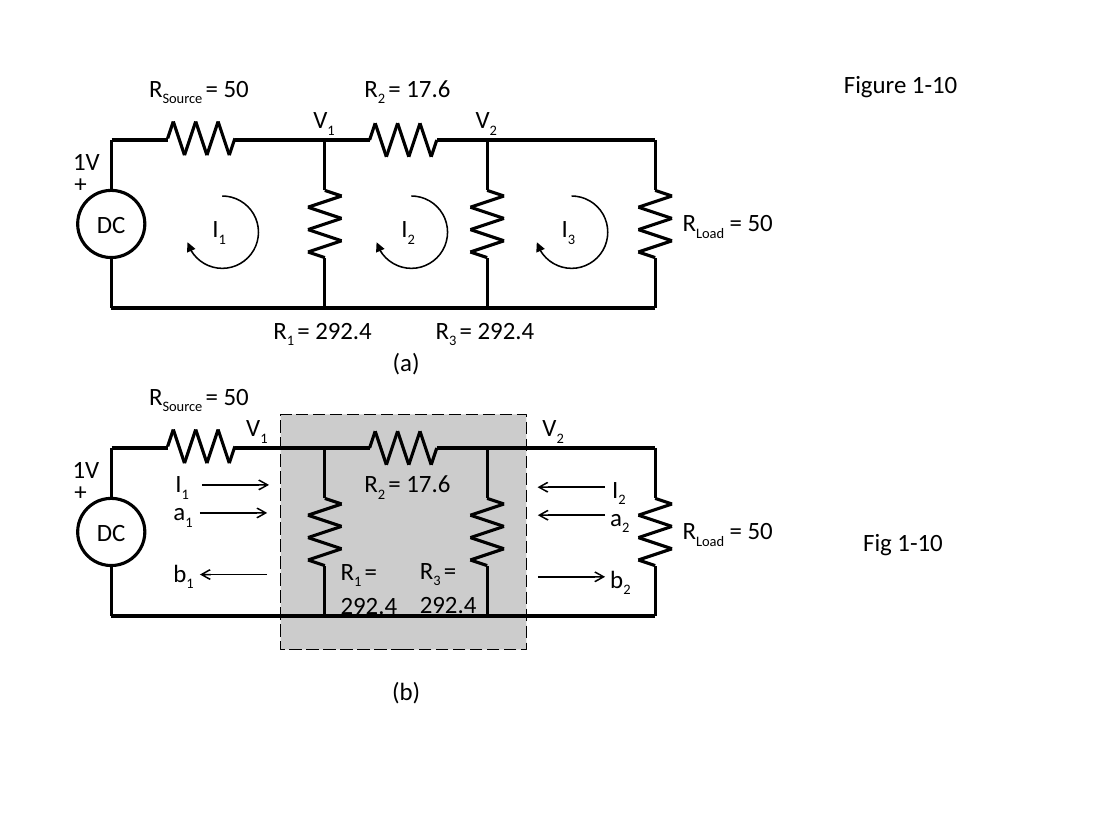
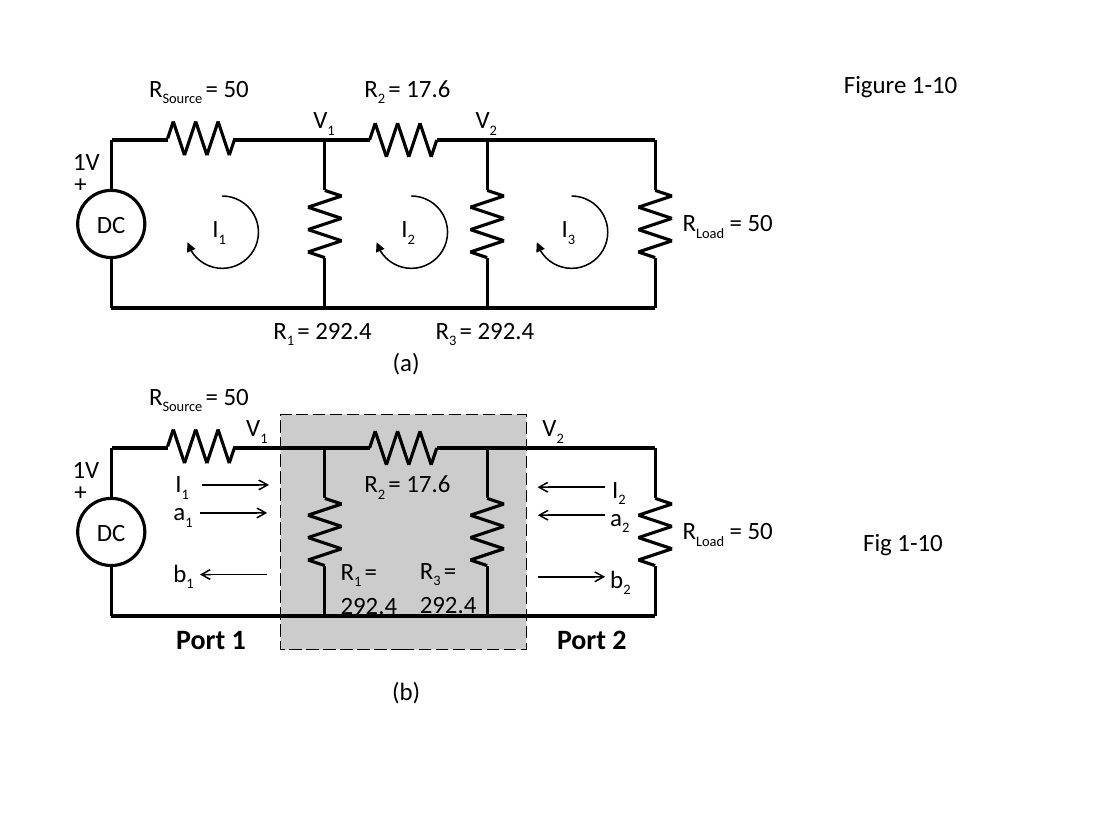
Before and after one commit to JerryWiltz/nP, a slide deck: slide 7 of RF_book/RFbookFigures.pptm. Drawn at 1120x840 pixels with LibreOffice and Linux fonts; fonts in the diff are those of the drawing. Boxes give left, top, right and bottom in pixels: in the first picture for what was removed or moved away, otherwise in the second. Text is boxed around its words. In the diff, an @@ line names an element or a change of style, - is before the commit and + after.

```diff
--- a/RF_book/RFbookFigures.pptm
+++ b/RF_book/RFbookFigures.pptm
@@ text added at box(176, 630, 246, 650), 18 pt, text #000000, bold @@
+Port 1
@@ text added at box(557, 630, 626, 650), 18 pt, text #000000, bold @@
+Port 2
```
Also in this commit, not shown: 6 slides added, 22 other files.
